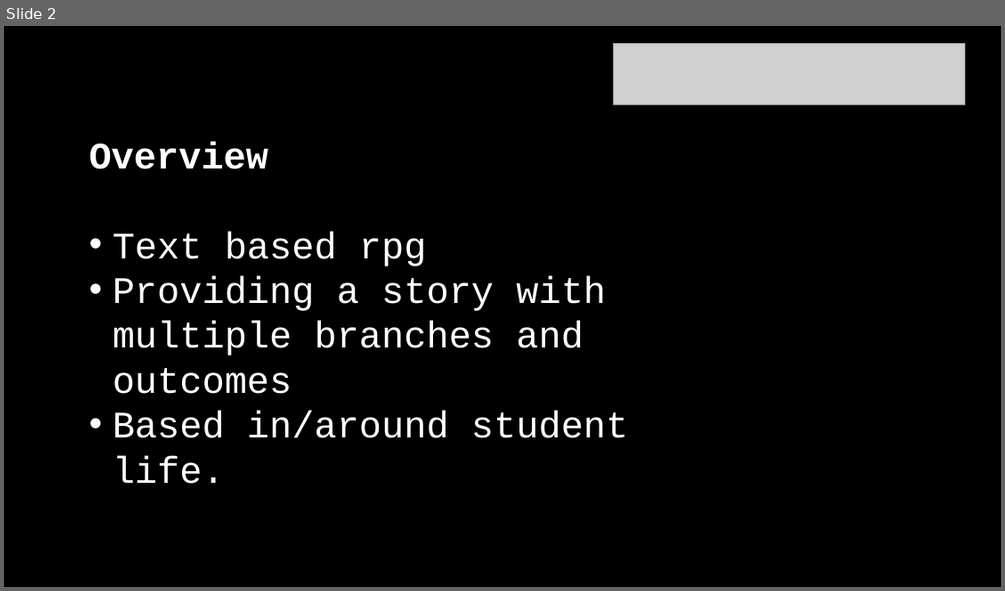
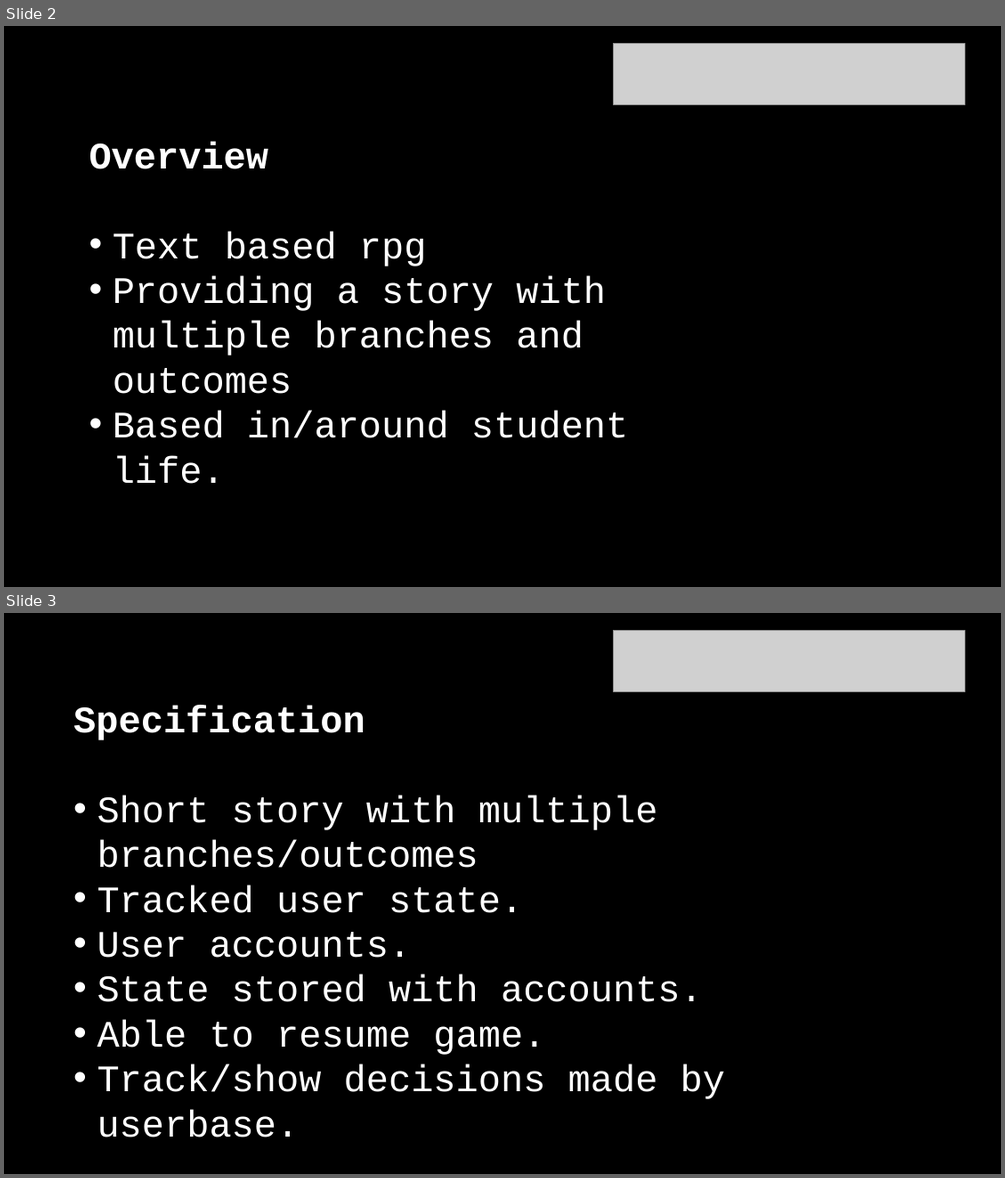
Before and after one commit to christophermcfadyen/glasgowrpg, a slide deck: chris pres.pptx. Shown one above the other, each under a label of ours: slide 2 before the commit, slides 2 and 3 after it. The pictures are 1005x591 and 1005x1178 pixels, drawn with LibreOffice and Linux fonts; fonts in the diff are those of the drawing; grey boxes stand for pictures. Boxes give left, top, right and bottom in pixels: in the first picture for what was removed or moved away, otherwise in the second. Text is boxed around its words. In the diff, an @@ line names an element or a change of style, - is before the commit and + after.

```diff
--- a/chris pres.pptx
+++ b/chris pres.pptx
@@ slide 3 added at [4, 613, 1001, 1174], background #000000 @@
@@ picture added at [614, 630, 964, 691] @@
@@ text added at [73, 705, 725, 1137], 36 pt, text #FFFFFF @@
+Specification
+• Short story with multiple branches/outcomes
+• Tracked user state.
+• User accounts.
+• State stored with accounts.
+• Able to resume game.
+• Track/show decisions made by userbase.
```
Also in this commit, not shown: 2 other slides added, 1 slide removed.
